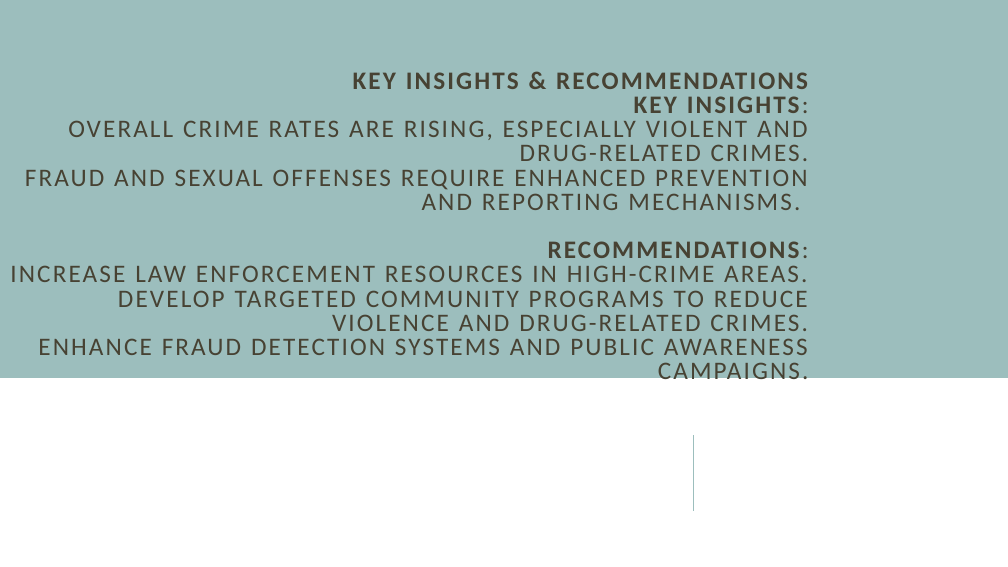
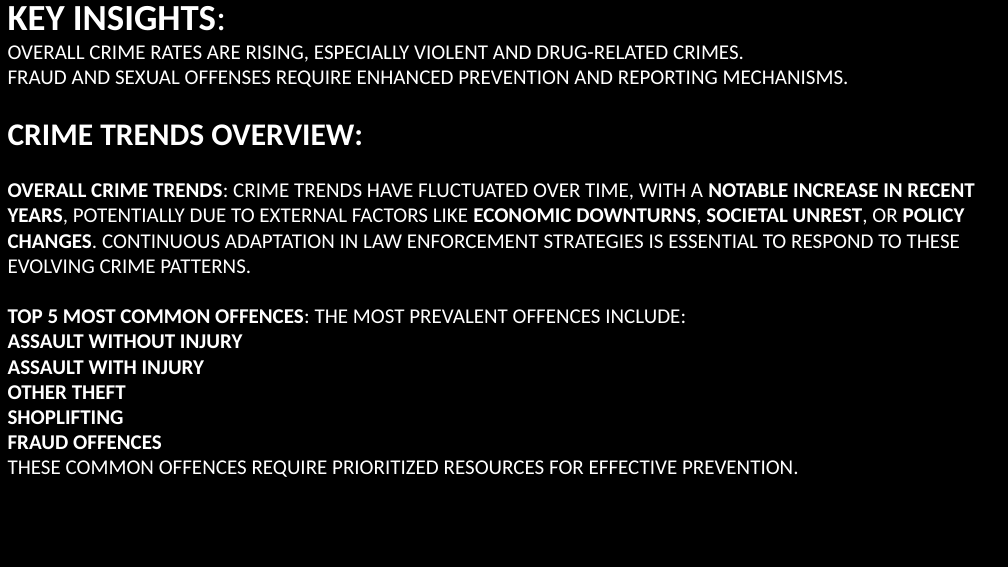
Before and after one commit to EngrIBGIT/Advanced-Data-Analytics---Portfolio-Project-for-DataPulse, a slide deck: slide 24 of presentation/Analysis_of_Police_Recorded_Data_Ibrahim_.pptx (slide 19 before the commit). Drawn at 1008x567 pixels with LibreOffice and Linux fonts; fonts in the diff are those of the drawing; background and template pictures are left out. Boxes give left, top, right and bottom in pixels: in the first picture for what was removed or moved away, otherwise in the second. Text is boxed around its words. In the diff, an @@ line names an element or a change of style, - is before the commit and + after.

```diff
--- a/presentation/Analysis_of_Police_Recorded_Data_Ibrahim_.pptx
+++ b/presentation/Analysis_of_Police_Recorded_Data_Ibrahim_.pptx
@@ background #FFFFFF to picture (left out) @@
@@ title "KEY INSIGHTS: OVERALL CRIME RATES ..." at [8,6,974,477]: vertical alignment middle to bottom @@
@@ rectangle removed at [0,0,1008,378] @@
@@ title at [8,6,974,477]: text changed; size 24 to 20 pt; text colour #474233 to #FFFFFF @@
-KEY INSIGHTS & RECOMMENDATIONS
-KEY INSIGHTS:
-OVERALL CRIME RATES ARE RISING, ESPECIALLY VIOLENT AND DRUG-RELATED CRIMES.
-FRAUD AND SEXUAL OFFENSES REQUIRE ENHANCED PREVENTION AND REPORTING MECHANISMS.
-RECOMMENDATIONS:
-INCREASE LAW ENFORCEMENT RESOURCES IN HIGH-CRIME AREAS.
-DEVELOP TARGETED COMMUNITY PROGRAMS TO REDUCE VIOLENCE AND DRUG-RELATED CRIMES.
-ENHANCE FRAUD DETECTION SYSTEMS AND PUBLIC AWARENESS CAMPAIGNS.
+KEY INSIGHTS:
+OVERALL CRIME RATES ARE RISING, ESPECIALLY VIOLENT AND DRUG-RELATED CRIMES.
+FRAUD AND SEXUAL OFFENSES REQUIRE ENHANCED PREVENTION AND REPORTING MECHANISMS.
+CRIME TRENDS OVERVIEW:
+OVERALL CRIME TRENDS: CRIME TRENDS HAVE FLUCTUATED OVER TIME, WITH A NOTABLE INCREASE IN RECENT YEARS, POTENTIALLY DUE TO EXTERNAL FACTORS LIKE ECONOMIC DOWNTURNS, SOCIETAL UNREST, OR POLICY CHANGES. CONTINUOUS ADAPTATION IN LAW ENFORCEMENT STRATEGIES IS ESSENTIAL TO RESPOND TO THESE EVOLVING CRIME PATTERNS.
+TOP 5 MOST COMMON OFFENCES: THE MOST PREVALENT OFFENCES INCLUDE:
+ASSAULT WITHOUT INJURY
+ASSAULT WITH INJURY
+OTHER THEFT
+SHOPLIFTING
+FRAUD OFFENCES
+THESE COMMON OFFENCES REQUIRE PRIORITIZED RESOURCES FOR EFFECTIVE PREVENTION.
@@ line removed from (693, 511) to (693, 436) @@
```
Also in this commit, not shown: 18 other slides changed, 9 slides added, 4 slides removed.
